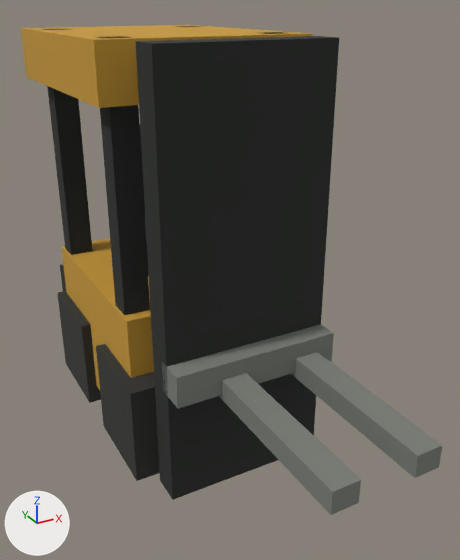
What one commit did to the glTF model docs/vision/assets/generated/forklift.gltf.
The view is the same before and after, from a 50 mm camera at (-1.283, -2.736, 2.136) aimed at (0.058, -0.298, 0.917). The axes (+X, +Y, +Z) are drawn at lower left. The lights are the same throughout. The picture after the commit comes second. Both versions are drawn at frame 14 of the action 'fork_spread_L'; the numbers are the values there.

Names of what the first picture shows: 'body', 'crossbar', 'fork-0.25', 'fork0.25', 'mast', 'postFront-1', 'postRear-1', 'roof', 'wheel_-1_0Mesh', 'wheel_-1_1Mesh' and 2 more.
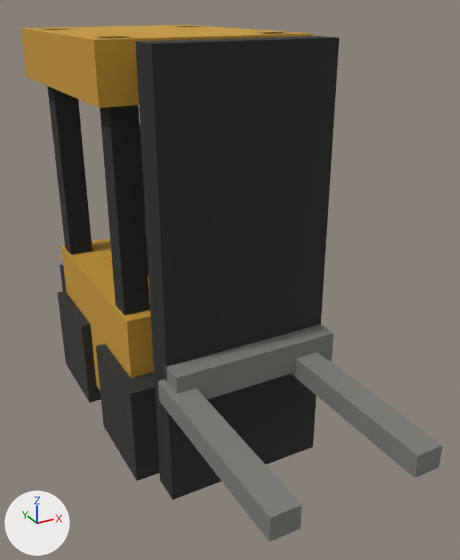
ob_forkl is not drawn itself; it is the parent of ob_fork_0_25.

Pixel boxes (x1, y1, x2, y2) of what changed, in the pictures (460 x 560 px):
'fork-0.25', moved: before (219, 373, 361, 515); after (158, 379, 302, 542)

The edits, one by one:
Object 'forkL' (ob_forkl) moves from (-0.128, -0.4, -0.05) to (-0.372, -0.4, -0.05).
